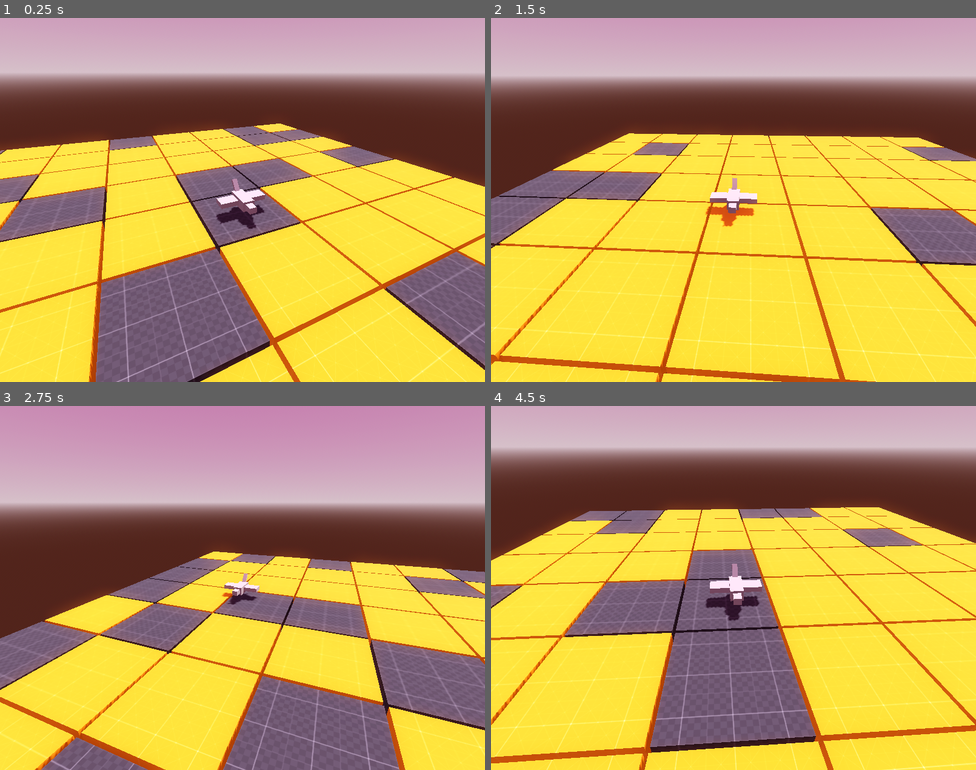
Above: before the commit, frames 1-4 (two rows, left to right).
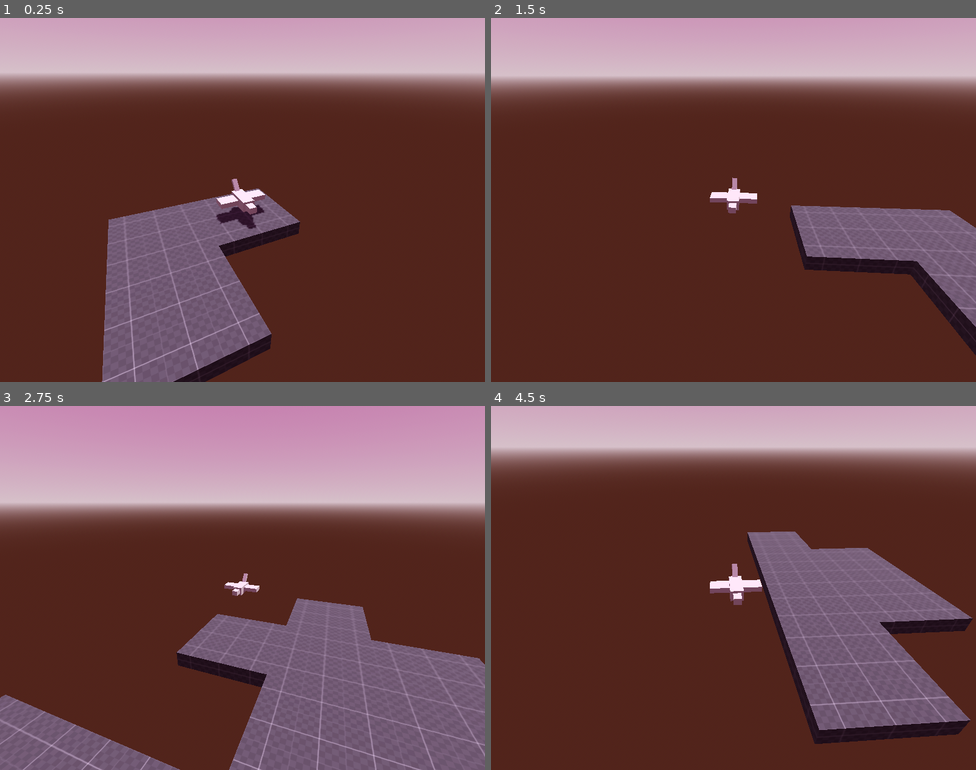
Above: after the commit, the same moments.

Repository: ratkingsminion/ostfalia-godot-course-ss24
Game: Godot game, scene res://game_02.tscn
Two runs of this game, one before a commit and one after it. Both use one fixed random seed, a clock stepped at 60 frames per second and the inputs below. This scene is started directly instead of the project's main scene.
Inputs (mouse positions are in pixels of both pictures, inside the frame that each line leads up to):
- Up to frame 1 (0.25 s): no input
- Up to frame 2 (1.5 s): tap Enter at 0.5 s; move the mouse to (840, 181) at 0.52 s; hold D (move_right) 0.53-1.28 s; tap T at 0.6, 1.35 s; tap Space (jump) at 0.77 s; move the mouse to (636, 218) at 1.27 s; hold S (move_back) from 1.28 s (still down)
- Up to frame 3 (2.75 s): tap Space (jump) at 1.52 s; move the mouse to (291, 507) at 2.02 s; release S (move_back) at 2.03 s; hold D (move_right) from 2.03 s (still down); tap T at 2.1 s
- Up to frame 4 (4.5 s): move the mouse to (709, 660) at 2.77 s; release D (move_right) at 2.78 s; hold W (move_forward) 2.78-3.53 s; tap T at 2.85, 3.6, 4.35 s; tap Space (jump) at 3.02, 3.77 s; move the mouse to (879, 642) at 3.52 s; hold A (move_left) from 3.53 s (still down); move the mouse to (588, 533) at 4.27 s

The runs differ from the first frame. In frame 1, 55% of the frame differs, in the area x 0-100%, y 29-100%; in frame 2, 62%; in frame 3, 41%; in frame 4, 69%, in the area x 0-100%, y 27-100%.

Commit message:
Day 4 of the Godot course

Diff:
--- a/GodotProject/game_03.tscn
+++ b/GodotProject/game_03.tscn
@@ -1,10 +1,13 @@
-[gd_scene load_steps=15 format=3 uid="uid://b4wcdq7ybj6up"]
-
+[gd_scene load_steps=19 format=3 uid="uid://b4wcdq7ybj6up"]
+
+[ext_resource type="Script" path="res://scripts/game_03.gd" id="1_5xdry"]
 [ext_resource type="Texture2D" uid="uid://dleatvlwjp4yw" path="res://sprites/crate.png" id="1_gnqwa"]
 [ext_resource type="PackedScene" uid="uid://c2oapmwak2kp4" path="res://prefabs/crate_2d.tscn" id="2_ghmco"]
 [ext_resource type="PackedScene" uid="uid://dn2hbi2bii1ec" path="res://prefabs/player_2d_01.tscn" id="2_pipjw"]
 [ext_resource type="Script" path="res://scripts/platform_2d.gd" id="4_7wj3r"]
 [ext_resource type="Script" path="res://scripts/color_changer_2d.gd" id="5_ehp6f"]
+[ext_resource type="Script" path="res://scripts/item.gd" id="6_eg2aa"]
+[ext_resource type="Texture2D" uid="uid://1u60pt8wy3n2" path="res://icon.svg" id="7_jo17w"]
 
 [sub_resource type="RectangleShape2D" id="RectangleShape2D_wtsac"]
 size = Vector2(32, 32)
@@ -92,7 +95,11 @@
 fill_from = Vector2(0.5, 0.5)
 fill_to = Vector2(0, 0.504274)
 
+[sub_resource type="CircleShape2D" id="CircleShape2D_3ahiu"]
+radius = 5.0
+
 [node name="Game03" type="Node2D"]
+script = ExtResource("1_5xdry")
 
 [node name="Camera2D" type="Camera2D" parent="."]
 position = Vector2(117, 54)
@@ -253,8 +260,9 @@
 modulate = Color(0.905882, 0.184314, 0.709804, 1)
 texture = ExtResource("1_gnqwa")
 
-[node name="Player2D" parent="." instance=ExtResource("2_pipjw")]
+[node name="Player2D" parent="." node_paths=PackedStringArray("target") instance=ExtResource("2_pipjw")]
 position = Vector2(117, 54)
+target = NodePath("../Area2D")
 
 [node name="RemoteTransform2D" type="RemoteTransform2D" parent="Player2D"]
 remote_path = NodePath("../../Camera2D")
@@ -295,5 +303,44 @@
 texture = SubResource("GradientTexture2D_jfx7o")
 texture_scale = 3.0
 
+[node name="ITEM" type="Area2D" parent="."]
+position = Vector2(70, 125)
+script = ExtResource("6_eg2aa")
+
+[node name="CollisionShape2D" type="CollisionShape2D" parent="ITEM"]
+shape = SubResource("CircleShape2D_3ahiu")
+
+[node name="Icon" type="Sprite2D" parent="ITEM"]
+position = Vector2(1, 1)
+scale = Vector2(0.118021, 0.10928)
+texture = ExtResource("7_jo17w")
+
+[node name="ITEM2" type="Area2D" parent="."]
+position = Vector2(151, 125)
+script = ExtResource("6_eg2aa")
+
+[node name="CollisionShape2D" type="CollisionShape2D" parent="ITEM2"]
+shape = SubResource("CircleShape2D_3ahiu")
+
+[node name="Icon" type="Sprite2D" parent="ITEM2"]
+position = Vector2(1, 1)
+scale = Vector2(0.118021, 0.10928)
+texture = ExtResource("7_jo17w")
+
+[node name="ITEM3" type="Area2D" parent="."]
+position = Vector2(-16, 47)
+script = ExtResource("6_eg2aa")
+
+[node name="CollisionShape2D" type="CollisionShape2D" parent="ITEM3"]
+shape = SubResource("CircleShape2D_3ahiu")
+
+[node name="Icon" type="Sprite2D" parent="ITEM3"]
+position = Vector2(1, 1)
+scale = Vector2(0.118021, 0.10928)
+texture = ExtResource("7_jo17w")
+
 [connection signal="body_entered" from="Area2D" to="Area2D" method="_on_body_entered"]
 [connection signal="body_exited" from="Area2D" to="Area2D" method="_on_body_exited"]
+[connection signal="body_entered" from="ITEM" to="ITEM" method="_on_body_entered"]
+[connection signal="body_entered" from="ITEM2" to="ITEM2" method="_on_body_entered"]
+[connection signal="body_entered" from="ITEM3" to="ITEM3" method="_on_body_entered"]
--- a/GodotProject/prefabs/player_2d_01.tscn
+++ b/GodotProject/prefabs/player_2d_01.tscn
@@ -60,7 +60,7 @@
 "walk": SubResource("Animation_2g5t1")
 }
 
-[node name="Player2D" type="CharacterBody2D"]
+[node name="Player2D" type="CharacterBody2D" groups=["player"]]
 script = ExtResource("1_usdm3")
 
 [node name="Sprite2D" type="Sprite2D" parent="."]
--- /dev/null
+++ b/GodotProject/scripts/game_03.gd
@@ -0,0 +1,31 @@
+class_name Game
+extends Node2D
+
+## Eine Überklasse, welche einzelne Spielelemente sammelt, beispielsweise den
+## aktuellen Highscore. Da die Klasse nur ein einziges Mal instantiiert wird und
+## am Root-Objekt der Game03-Szene hängt, können wir eine statische instance
+## Variable definieren und von überallher auf diese Zugreifen
+
+# static bedeutet, dass die Variable zur Klasse gehört und nicht zum Objekt
+static var instance: Game
+
+var highscore_counter = 0
+
+# Ein selbst definiertes Signal
+signal highscore_increased(highscore: int)
+
+###
+
+## _init ist der so genannte Konstruktor und wird vor _ready aufgerufen.
+## Wichtig ist, dass hier der SzeneTree noch nicht existiert, aber es ist
+## erlaubt, auf das eigenen Objekt mittels self zuzugreifen.
+func _init() -> void:
+	instance = self
+
+## Diese Funktion erhöht den Highscore und sendet an das Signal highscore_increased
+## den neuen counter; alle anderen Scripts, die sich mittels
+## 		highscore_increased.connect()
+## an dieses Signal "drangehangen" haben, bekommen die Nachricht vom neuen Highscore.
+func increase_counter(add: int):
+	highscore_counter += add
+	highscore_increased.emit(highscore_counter)
--- /dev/null
+++ b/GodotProject/scripts/item.gd
@@ -0,0 +1,9 @@
+extends Area2D
+
+## Ein einfaches Item, das der Spieler einsammeln kann
+
+func _on_body_entered(body: Node2D) -> void:
+	# Mittels Groups können wir einzelne Objekte voneinander leicht unterscheiden
+	if body.is_in_group("player"):
+		Game.instance.increase_counter(1)
+		queue_free()
--- a/GodotProject/scripts/level_01.gd
+++ b/GodotProject/scripts/level_01.gd
@@ -12,24 +12,70 @@
 ## Ein Array enthält mehr als eine Variable; angesprochen werden die einzelnen
 ## Elemente eines Arrays mittels my_array[index]
 var tiles: Array
+var tiles_map: Dictionary = { }
 
 func _input(event: InputEvent) -> void:
 	# Kreiere ein neues Level wann immer die Taste T gedrückt wird
 	if event is InputEventKey and event.keycode == KEY_T and event.pressed:
-		create_level()
+		create_level_maze(30)
 
 func _ready() -> void:
-	create_level()
+	#create_level_checkerboard()
+	create_level_maze(20)
 
-func create_level():
+func create_tile(pos: Vector3i) -> Node3D:
+	# Ein einzelnes Tile erstellen - dieses wird in zwei Datenstrukturen
+	# gepackt, um später darauf zurückgreifen zu können
+	# Einerseits in tiles_map, einem Dictionary, und in tiles, einem Array
+	var tile = TILE_01.instantiate()
+	tile.position = pos * 3 # Die Tiles haben die Maße 3x3!
+	add_child(tile) # Zum SceneTree hinzufügen, ansonsten bleibt das Tile unsichtba
+	tiles_map[pos] = tile # zum Dictionary hinzufügen
+	tiles.append(tile) # zum Array hinzufügen
+	return tile
+
+func remove_level():
 	# Lösche die vorherigen Tiles
 	for t in tiles:
 		t.queue_free()
 	tiles.clear()
+	tiles_map.clear()
+
+## Der "Maze"-Level-Algo basiert einfach darauf, dass neue Tiles immer Nachbarn von
+## alten Tiles sind
+func create_level_maze(size: int) -> void:
+	remove_level()
+
+	create_tile(Vector3i(0, 0, 0)) # Das erste Tile
+
+	# Die while-Schleife ist wie ein if, welches immer wieder ausgeführt wird bis
+	# die Kondition wahr (true) ist
+	while tiles_map.size() < size:
+		# aus den Keys des Dictionaries ein zufälliges Element nehmen
+		var pos = tiles_map.keys().pick_random()
+
+		# einen Nachbarn wählen - auch zufällig
+		pos += [ Vector3i.LEFT, Vector3i.RIGHT, Vector3i.FORWARD, Vector3i.BACK, Vector3i.BACK ].pick_random()
+
+		# Wenn die neue Position bereits im Dictionary als Key vorhanden ist, dann gehe zurück an den
+		# Anfang der while-Schleife
+		if pos in tiles_map.keys(): continue
+		create_tile(pos)
+
+		# Für Debugging-Zwecke warte 0.2 Sekunden, bevor wir weiter machen.
+		# create_timer() erstellt einen temporären Timer-Node, welcher sich
+		# nach Ablauf der Zeit selbst zerstört - aber vorher noch ein Signal
+		# namens "timeout" auslöst.
+		# Vorteilhafterweise hält der await-Befehl die Ausführung des Scripts
+		# an, bis das Signal ausgelöst wurde.
+		await get_tree().create_timer(0.2).timeout
+
+## Der Checkerboard-Algo erstellt ein level mit den Maßen length x width
+func create_level_checkerboard():
+	remove_level()
 
 	for z in length:
 		for x in width:
-
 			# Speichere die Referenz auf eines der obigen Tiles (zufällig ausgewählt) ...
 			var tile_prefab
 			if randi_range(0, 4) == 0: tile_prefab = TILE_01
--- a/GodotProject/scripts/player_2d_01.gd
+++ b/GodotProject/scripts/player_2d_01.gd
@@ -9,12 +9,17 @@
 const SPEED = 200.0
 const JUMP_VELOCITY = -300.0
 
+@export var target: Node2D
+
 # Get the gravity from the project settings to be synced with RigidBody nodes.
 var gravity: int = ProjectSettings.get_setting("physics/2d/default_gravity")
 
 @onready var anim: AnimationPlayer = $AnimationPlayer
 @onready var sprite: Sprite2D = $Sprite2D
 
+func _ready() -> void:
+	# Hängen wir uns an das Signal dran, das Game aufruft, sobald der Highscore erhöht wurde
+	Game.instance.highscore_increased.connect(_on_highscore_increased)
 
 func _physics_process(delta: float) -> void:
 	# Add the gravity.
@@ -54,3 +59,11 @@
 	# Scripts auch berücksichtigt wird - die Figur wird verschoben und kollidiert mit
 	# anderen physikalischen Objekten in der Szene.
 	move_and_slide()
+
+# Werde größer, wenn der Highscore 2 ist, oder teleportiere an eine andere Stelle,
+# wenn der Highscore 3 ist
+func _on_highscore_increased(highscore: int) -> void:
+	if highscore == 2:
+		scale *= 2
+	elif highscore == 3:
+		position = target.position
